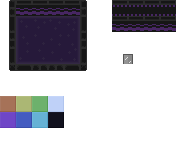
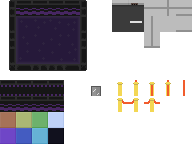
Layer changes from the first 192 × 160 image to the second:
painted on "Livello 7" over [0, 0, 192, 128]
added layer "Livello 6" above "Livello 5" over [117, 80, 185, 112]
added layer "Livello 5" above "Livello 4" over [112, 0, 144, 32]
added layer "Livello 4" above "Livello 3" over [91, 86, 101, 96]
added layer "Livello 3" above "Livello 2" over [0, 112, 64, 144]
added layer "Livello 2" above "Livello 1" over [0, 80, 64, 112]
